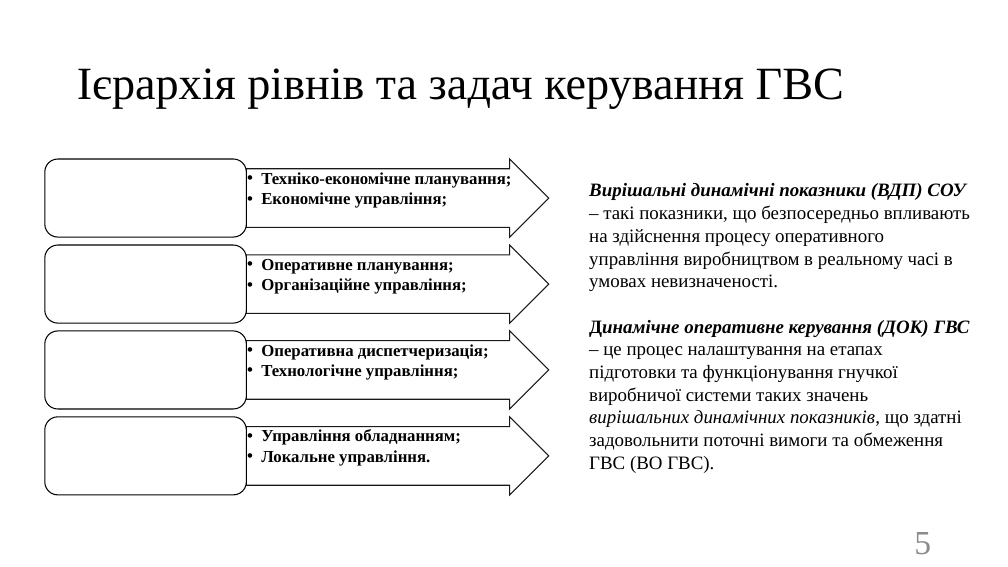
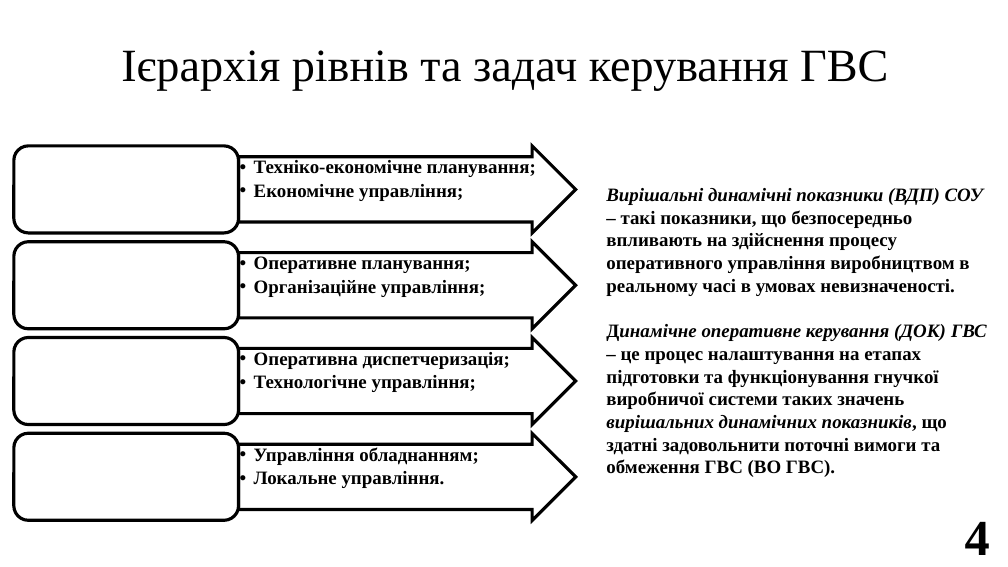
Before and after one commit to SPS-ik/diss, a slide deck: slide 4 of !pres.pptx (slide 5 before the commit). Drawn at 1008x567 pixels with LibreOffice and Linux fonts; fonts in the diff are those of the drawing. Boxes give left, top, right and bottom in pixels: in the first picture for what was removed or moved away, otherwise in the second. Text is boxed around its words. In the diff, an @@ line names an element or a change of style, - is before the commit and + after.

```diff
--- a/!pres.pptx
+++ b/!pres.pptx
@@ title "Ієрархія рівнів та задач керування ...": place and size @@
-title "Ієрархія рівнів та задач керування ..." at (77,68,844,109)
+title "Ієрархія рівнів та задач керування ..." at (121,50,888,90)
@@ rounded rectangle: place and size @@
-rounded rectangle at (45,159,247,237)
+rounded rectangle at (14,146,238,233)
@@ right arrow: place and size @@
-right arrow at (247,159,549,237)
+right arrow at (239,146,576,233)
@@ text "Техніко-економічне планування;": place and size @@
-text "Техніко-економічне планування;" at (261,172,512,208)
+text "Техніко-економічне планування;" at (254,160,536,201)
@@ text "Вирішальні динамічні показники (ВДП) СОУ ...": place and size @@
-text "Вирішальні динамічні показники (ВДП) СОУ ..." at (589,183,970,473)
+text "Вирішальні динамічні показники (ВДП) СОУ ..." at (606,188,987,477)
@@ text "Вирішальні динамічні показники (ВДП) СОУ ..." at (606,188,987,477): bold on in "– такі показники, що безпосередньо впливають на ...", "– це процес налаштування на етапах підготовки ..." @@
@@ rounded rectangle: place and size @@
-rounded rectangle at (45,245,247,323)
+rounded rectangle at (14,242,238,329)
@@ text "Оперативне планування;": place and size @@
-text "Оперативне планування;" at (261,259,467,294)
+text "Оперативне планування;" at (254,256,485,297)
@@ right arrow: place and size @@
-right arrow at (247,245,549,323)
+right arrow at (239,242,576,329)
@@ rounded rectangle: place and size @@
-rounded rectangle at (45,331,247,409)
+rounded rectangle at (14,337,238,424)
@@ text "Оперативна диспетчеризація;": place and size @@
-text "Оперативна диспетчеризація;" at (261,344,489,380)
+text "Оперативна диспетчеризація;" at (254,352,510,392)
@@ right arrow: place and size @@
-right arrow at (247,331,549,409)
+right arrow at (239,337,576,424)
@@ outline #000000 1 pt to #000000 3 pt in 8 elements at (239,242,576,329), (14,242,238,329), (239,146,576,233), (239,337,576,424), (14,146,238,233), (14,337,238,424), (239,433,576,520), (14,433,238,520) @@
@@ rounded rectangle: place and size @@
-rounded rectangle at (45,417,247,495)
+rounded rectangle at (14,433,238,520)
@@ size 16 to 18 pt in 4 elements at (254,256,485,297), (254,160,536,201), (254,352,510,392), (254,447,478,488) @@
@@ text "Управління обладнанням;": place and size @@
-text "Управління обладнанням;" at (261,429,461,466)
+text "Управління обладнанням;" at (254,447,478,488)
@@ right arrow: place and size @@
-right arrow at (247,417,549,495)
+right arrow at (239,433,576,520)
@@ page number removed at (914,532,931,554) @@
-5
@@ page number added at (965,522,990,555), 48 pt, text #000000, bold @@
+4
```
Also in this commit, not shown: 28 other slides changed, 1 slide added, 1 slide removed.
